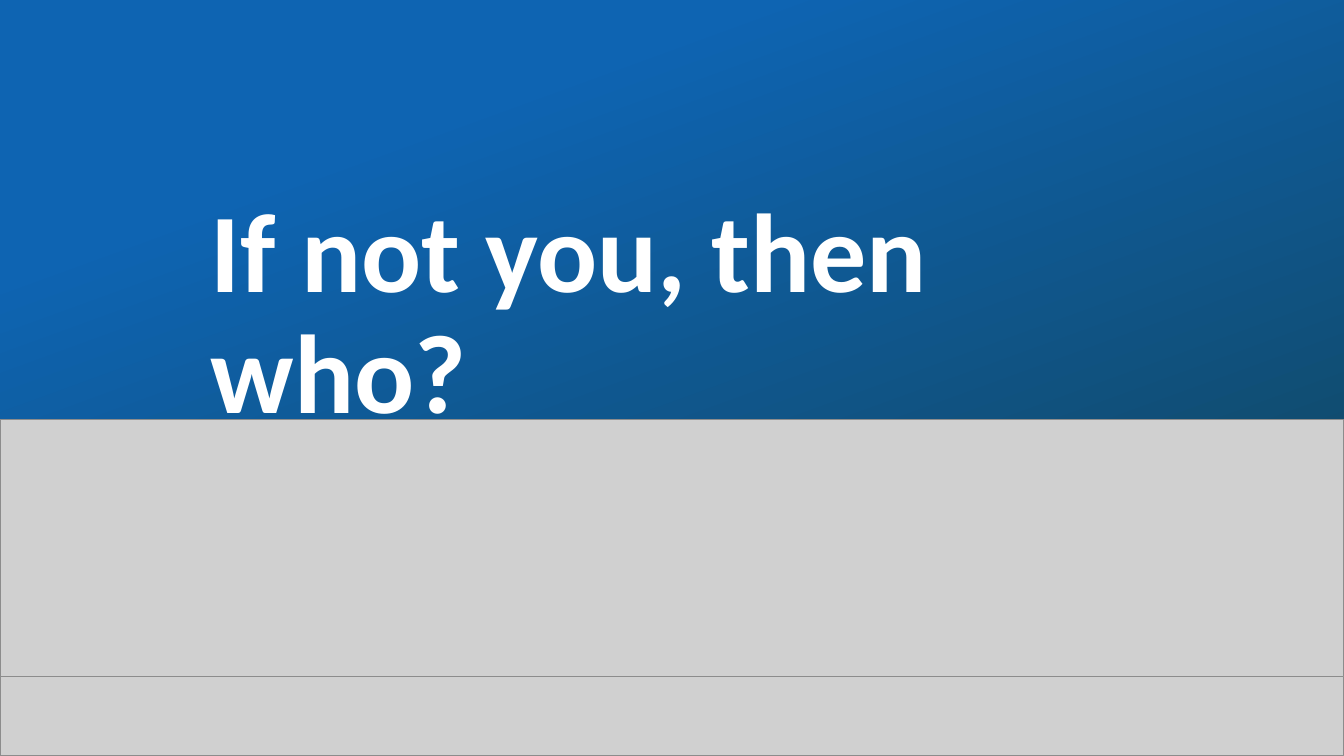
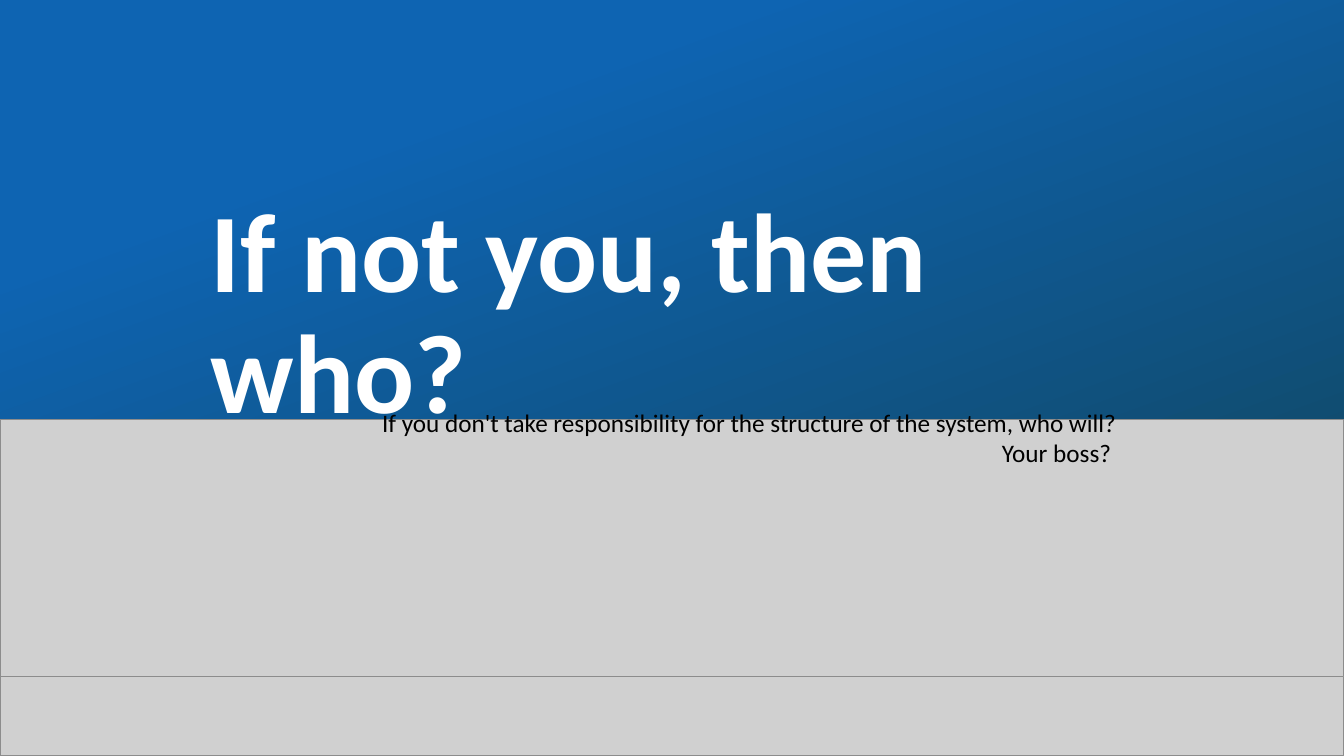
Before and after one commit to infobest-aclabs/aclabs2019, a slide deck: slide 7 of ppt/Aclabs_1_1.pptx. Drawn at 1344x756 pixels with LibreOffice and Linux fonts; fonts in the diff are those of the drawing; grey boxes stand for pictures. Boxes give left, top, right and bottom in pixels: in the first picture for what was removed or moved away, otherwise in the second. Text is boxed around its words. In the diff, an @@ line names an element or a change of style, - is before the commit and + after.

```diff
--- a/ppt/Aclabs_1_1.pptx
+++ b/ppt/Aclabs_1_1.pptx
@@ text added at <box>382,411,1116,462</box>, 18 pt, text #000000 @@
+If you don't take responsibility for the structure of the system, who will? Your boss?
```
Also in this commit, not shown: 4 other slides changed.
